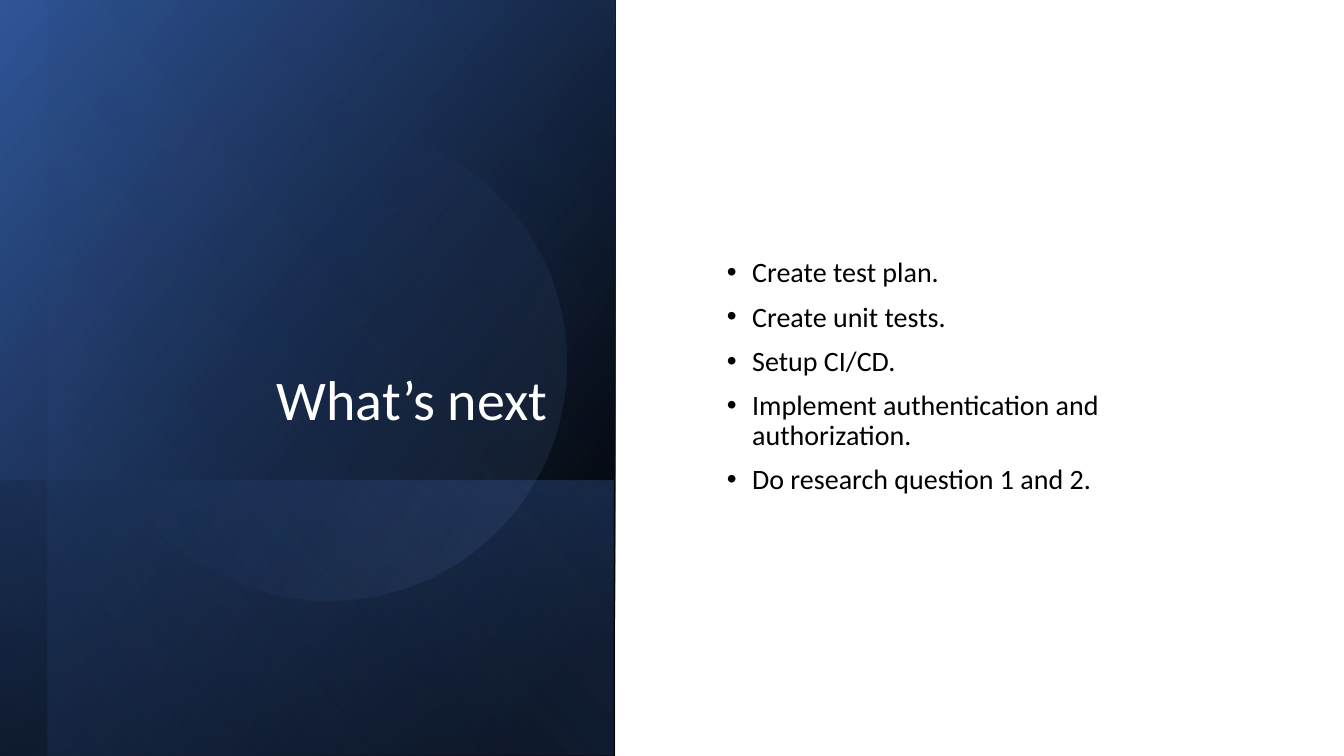
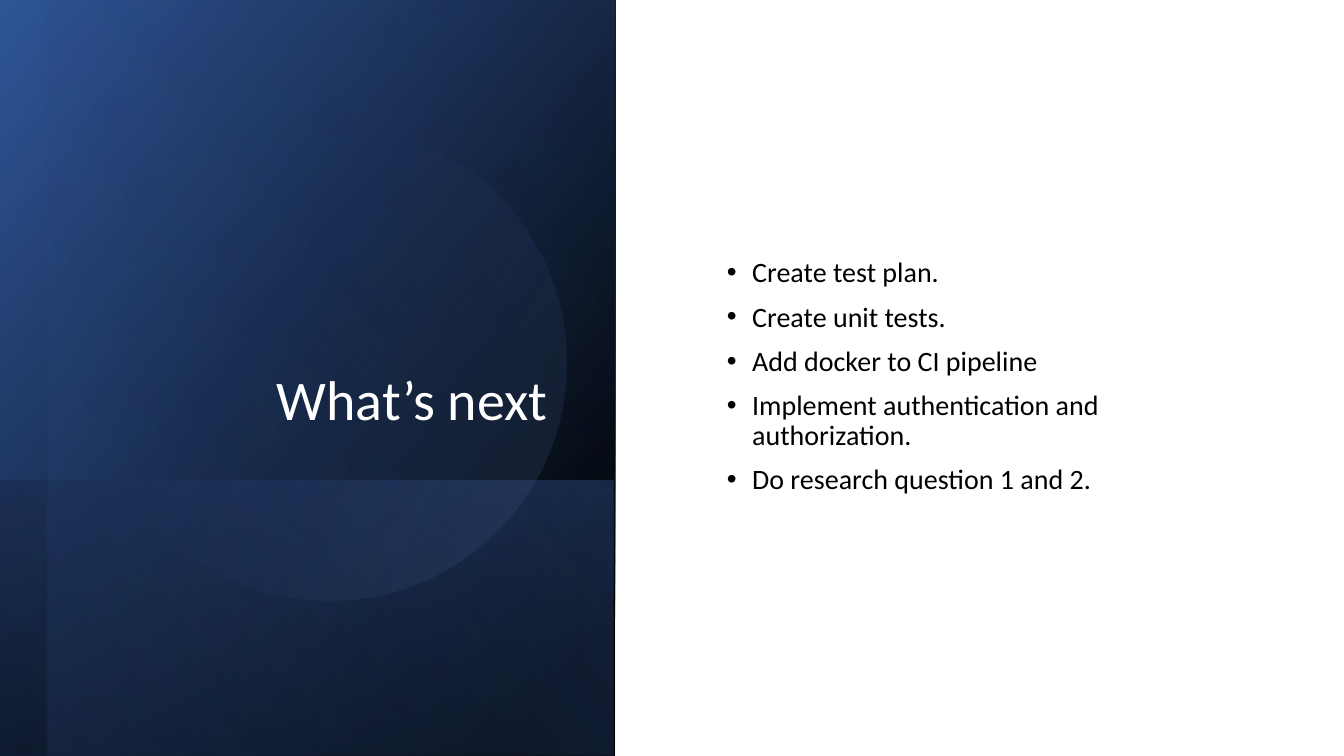
Before and after one commit to T-S-ICT/Music-trivia-web-game, a slide deck: slide 8 of Documents/Presentations/Sprint 2.pptx (slide 7 before the commit). Drawn at 1344x756 pixels with LibreOffice and Linux fonts; fonts in the diff are those of the drawing. Boxes give left, top, right and bottom in pixels: in the first picture for what was removed or moved away, otherwise in the second. Text is boxed around its words. In the diff, an @@ line names an element or a change of style, - is before the commit and + after.

Commit message:
Add a document and fix dockerfile
Add CI pipeline diagram
Modify sprint 2 file
Modify dockerfile

```diff
--- a/Documents/Presentations/Sprint 2.pptx
+++ b/Documents/Presentations/Sprint 2.pptx
@@ text at <box>752,351,1037,376</box>: text changed @@
-• Setup CI/CD.
+• Add docker to CI pipeline
```
Also in this commit, not shown: 1 other slide changed, 1 slide added, 2 other files.
